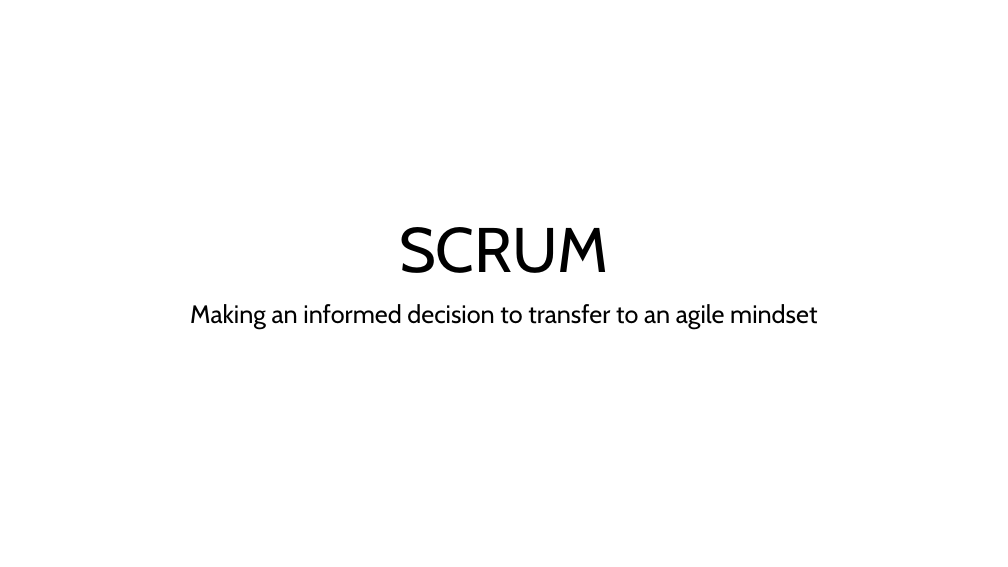
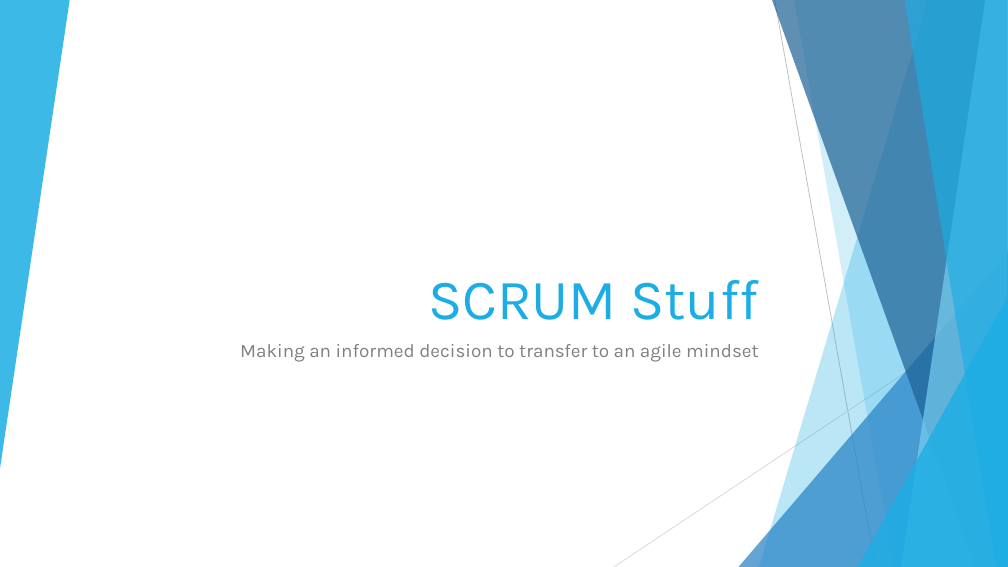
Before and after one commit to Soup098/CS_250, a slide deck: slide 1 of SDLC Final/SDLC Final PP.pptx. Drawn at 1008x567 pixels with LibreOffice and Linux fonts; fonts in the diff are those of the drawing. Boxes give left, top, right and bottom in pixels: in the first picture for what was removed or moved away, otherwise in the second. Text is boxed around its words. In the diff, an @@ line names an element or a change of style, - is before the commit and + after.

```diff
--- a/SDLC Final/SDLC Final PP.pptx
+++ b/SDLC Final/SDLC Final PP.pptx
@@ group added at [0,0,1008,567]: 5 freeform shapes, 3 triangles, 2 lines @@
@@ title at [428,280,759,320]: text changed; size 60 to 54 pt; font Cabin to Karla; text colour #000000 to #1CADE4 @@
-SCRUM
+SCRUM Stuff
@@ subtitle "Making an informed decision to ...": place and size @@
-subtitle "Making an informed decision to ..." at [190,304,817,329]
+subtitle "Making an informed decision to ..." at [240,344,759,362]
@@ subtitle "Making an informed decision to ..." at [240,344,759,362]: size 24 to 18 pt, font Cabin to Karla, text colour #000000 to #808080; alignment centre to right; line spacing 0.9 to 1 @@
```
Also in this commit, not shown: 4 other slides changed, 1 slide added, 1 slide removed.
